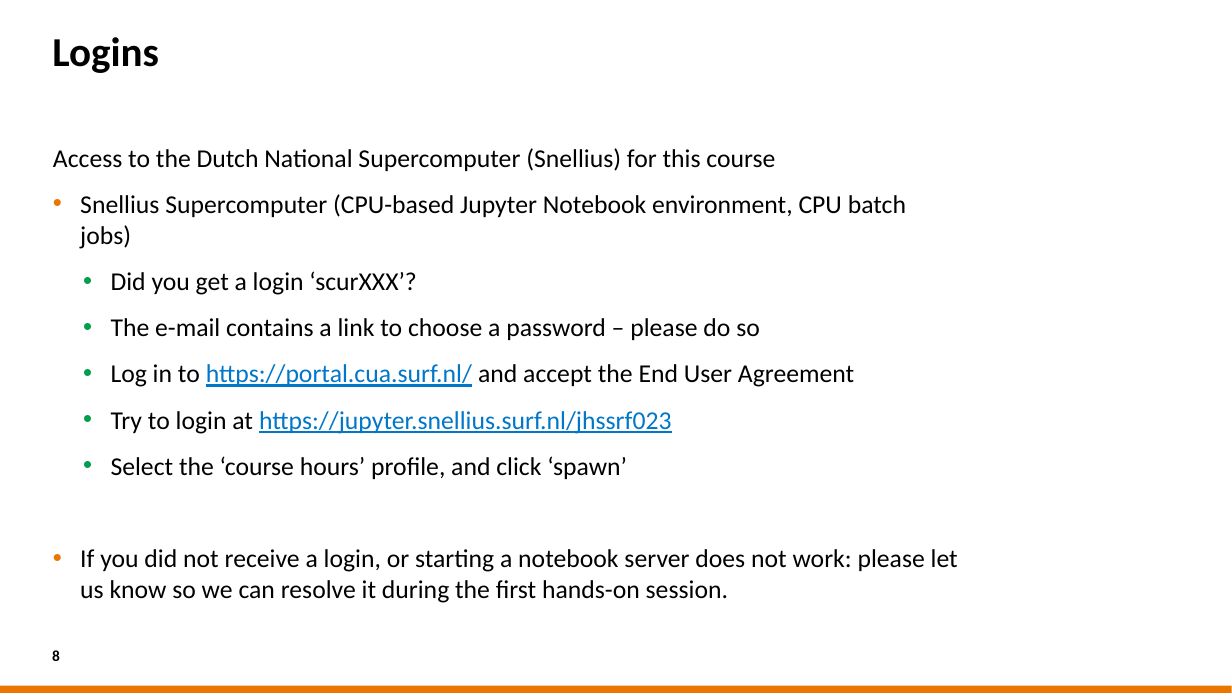
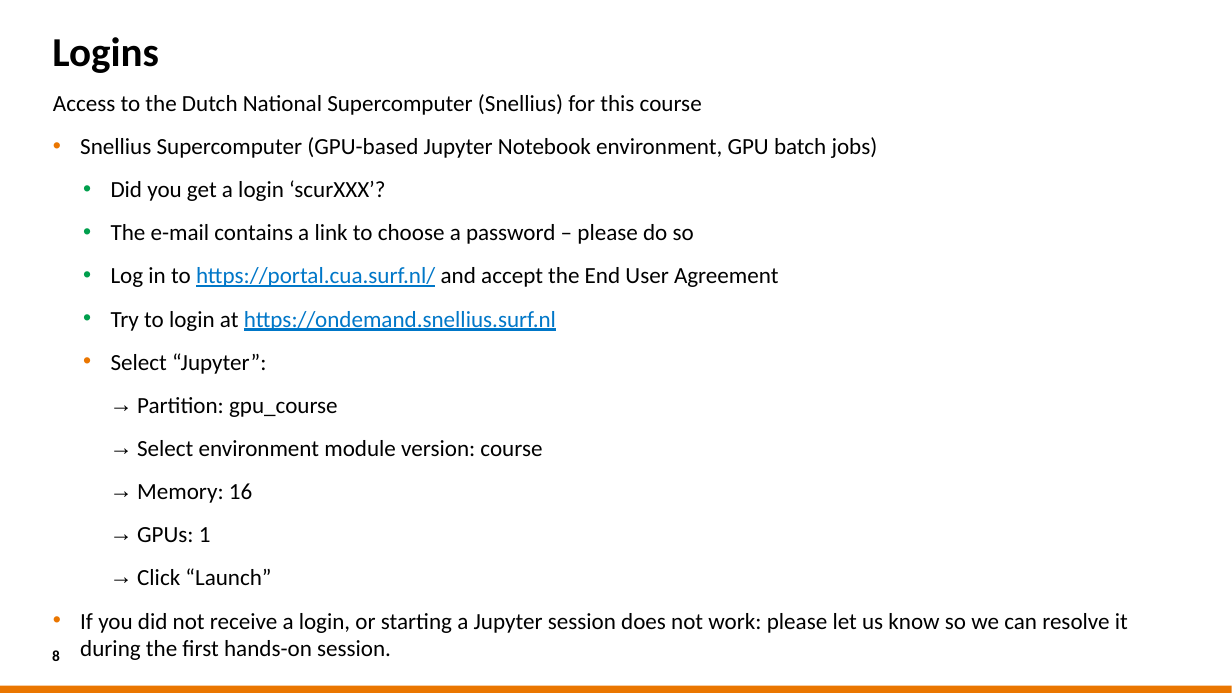
Before and after one commit to sara-nl/HPML-course-materials, a slide deck: slide 8 of Day2/slides/EuroHPC_HPML_welcome.pptx. Drawn at 1232x693 pixels with LibreOffice and Linux fonts; fonts in the diff are those of the drawing; background and template pictures are left out. Boxes give left, top, right and bottom in pixels: in the first picture for what was removed or moved away, otherwise in the second. Text is boxed around its words. In the diff, an @@ line names an element or a change of style, - is before the commit and + after.

```diff
--- a/Day2/slides/EuroHPC_HPML_welcome.pptx
+++ b/Day2/slides/EuroHPC_HPML_welcome.pptx
@@ text "Access to the Dutch National ...": place and size @@
-text "Access to the Dutch National ..." at [53, 148, 958, 603]
+text "Access to the Dutch National ..." at [53, 94, 1128, 660]
@@ text at [53, 94, 778, 287]: size 20 to 18 pt in "Access to the Dutch National Supercomputer (Snellius) ...", "Did you get a login ‘scurXXX’?", "The e-mail contains a link to choose ...", "Log in to https://portal.cua.surf.nl/ and accept the ..." @@
@@ text at [80, 137, 878, 158]: text changed; size 20 to 18 pt @@
-• Snellius Supercomputer (CPU-based Jupyter Notebook environment, CPU batch jobs)
+• Snellius Supercomputer (GPU-based Jupyter Notebook environment, GPU batch jobs)
@@ text at [80, 311, 1128, 660]: text changed; size 20 to 18 pt @@
-  • Try to login at https://jupyter.snellius.surf.nl/jhssrf023
-  • Select the ‘course hours’ profile, and click ‘spawn’
-• If you did not receive a login, or starting a notebook server does not work: please let us know so we can resolve it during the first hands-on session.
+  • Try to login at https://ondemand.snellius.surf.nl
+• Select “Jupyter”:
+            → Partition: gpu_course
+            → Select environment module version: course
+            → Memory: 16
+            → GPUs: 1
+            → Click “Launch”
+• If you did not receive a login, or starting a Jupyter session does not work: please let us know so we can resolve it during the first hands-on session.
```
Also in this commit, not shown: 6 other slides changed, 2 other files.
